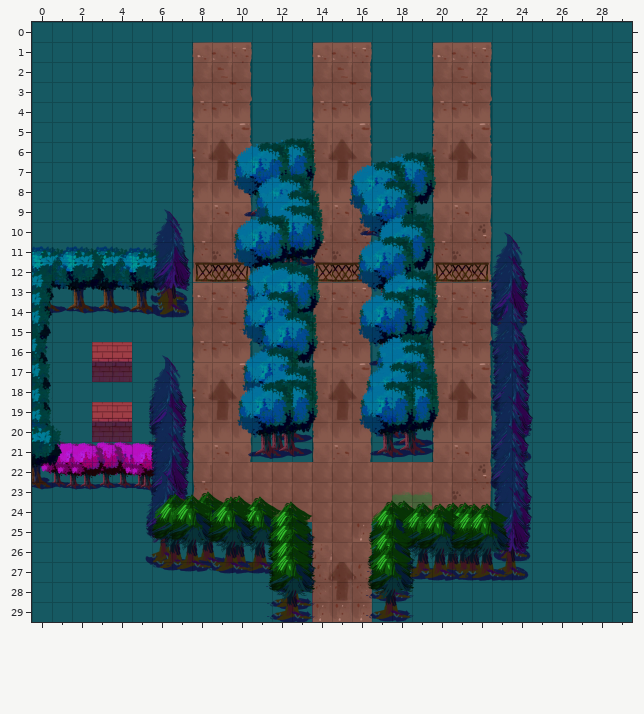
Tiled map: assets/maps/medium6.tmx. Above is the file before it was changed.
Cells are 128x128 px. Shown: x 0..29, y 0..29.
And afterwards:
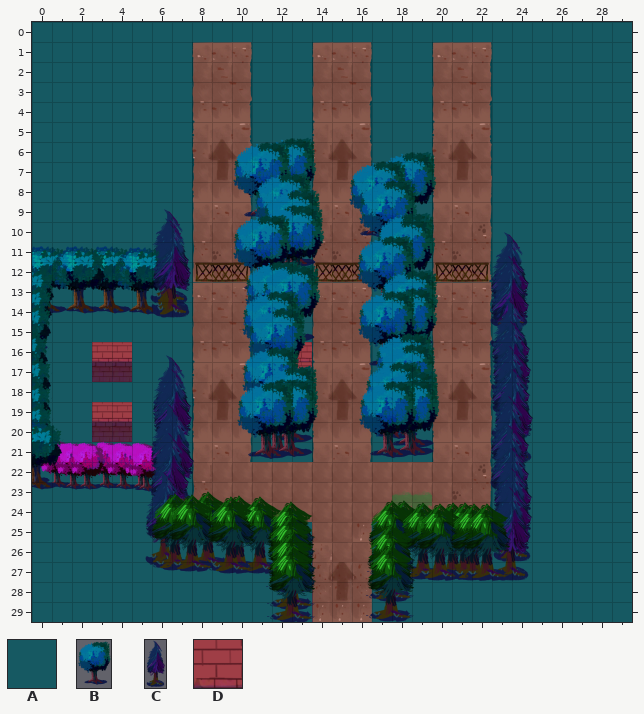
Key: from "path-3": A 10; from "trees": B 3 "tree4", C 5 "tree6"; from "walls-2": D 7.
_ is an empty cell, . an unchanged one.
Objects are placed by their top-left corner, in cells (3,4 is the top-left corner of cell 3,4); size is 1x1 cell unless given.
From old to new:
--- layer "ground"
@@ x 13..13 @@
-16 A
-17 A
+16 D
+17 D
--- layer "images"
-B "tree4" at 11.3,14.3 size 3.1x4.3
+B "tree4" at 10.7,14.1 size 3.1x4.3
-C "tree6" at 5.6,17.3 size 2.2x5
+C "tree6" at 5.9,17.2 size 2.2x5
